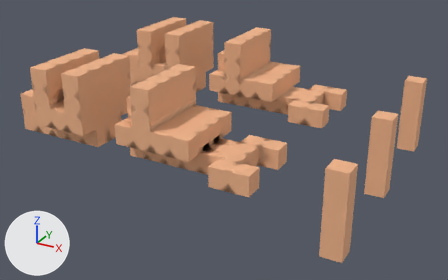
Two versions of the OBJ model Comida/data/models/salmon 2.obj, one commit apart.
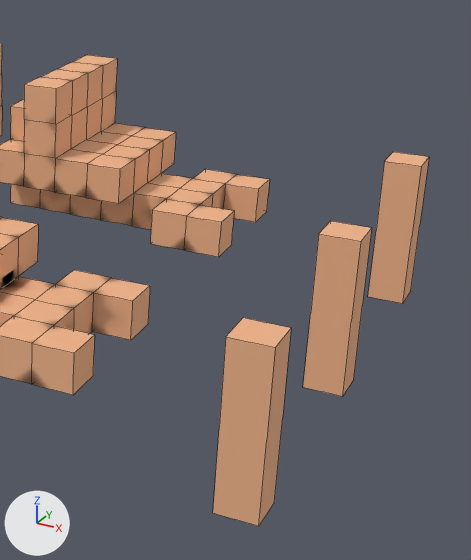
Each version is shown whole from a 50 mm lens placed at (3.23, -6.66, 3.92), pointed at (-0.39, -0.09, 0.63), then close up on the part from 47% to 100% of the width and 0% to 100% of the height. The axes (+X, +Y, +Z) are drawn at lower left. The lights are the same throughout. The close-ups show mesh edges as thin lines. Where no turn or scale is listed for an object, it has been applied to the vertices. Vertices at the same position are counted once.

In view in the first close-up: 'salmon 2'.
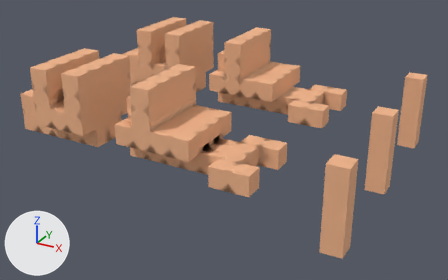
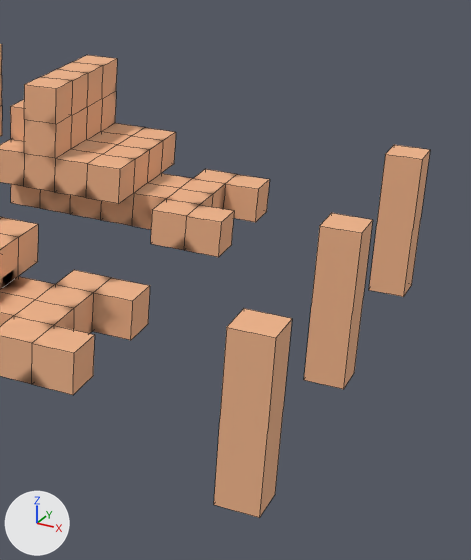
Diff of the bpy script that builds the scene:
```diff
--- a/Comida/data/models/salmon 2.obj.py
+++ b/Comida/data/models/salmon 2.obj.py
@@ me_salmon_2 @@
 # used by ob_salmon_2; location = (0.0, 0.0, 0.0)
-me_salmon_2.from_pydata(...)  # 1516 vertices, 746 faces; spans x -2.67..1.76, y -1.58..1.73, z 0.3..1.76
+me_salmon_2.from_pydata(...)  # 1516 vertices, 746 faces; spans x -2.67..1.76, y -1.58..1.73, z 0.35..1.76
+# me_salmon_2 part 1: the loose piece of 20 vertices spanning x 1.52..1.76, y -0.03..0.21, z 0.3..1.3 is moved by (0.0, 0.0, 0.05)
+# me_salmon_2 part 2: the loose piece of 20 vertices spanning x 1.52..1.76, y -1.55..-1.3, z 0.3..1.3 is moved by (0.0, 0.0, 0.05)
+# me_salmon_2 part 3
+# 20 vertices in x 1.52..1.76, y 1.48..1.73, z 0.3..1.3 move by (0.0, 0.0, 0.05)
 me_salmon_2.materials.append(mat_piel_gris_rojizo)
```

What differs and where, as boxes (x1, y1, x2, y2) in the close-ups (471 x 560 px; the box of a moved part takes in the faces that stretch with it):
'salmon 2', reshaped: before (0, 44, 429, 526); after (0, 44, 430, 518)
part 1 of me_salmon_2, moved or reshaped: before (303, 221, 372, 397); after (304, 213, 373, 389)
part 2 of me_salmon_2, moved or reshaped: before (213, 318, 291, 526); after (214, 308, 292, 518)
part 3 of me_salmon_2, moved or reshaped: before (368, 152, 429, 303); after (369, 145, 430, 297)
